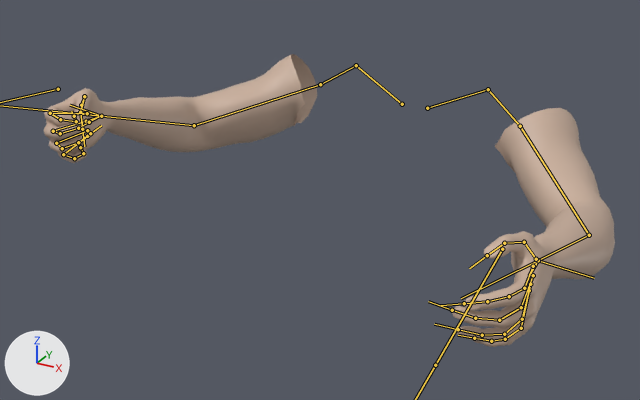
An edit to the FBX model Assets/Models/Player/fps-hands.fbx, drawn before and after from the same camera.
Camera for both pictures: a 50 mm lens placed at (0.941, -2.347, 1.14), pointed at (-0.053, -0.539, 0.236). Lighting does not change. The marker at lower left points along +X, +Y and +Z. Both versions are drawn at frame 1 of the action 'HandsArmature|Idle'; the numbers are the values there. The bones that bend it are drawn over the model as lines.

Objects in the first picture: 'HandsMesh'.
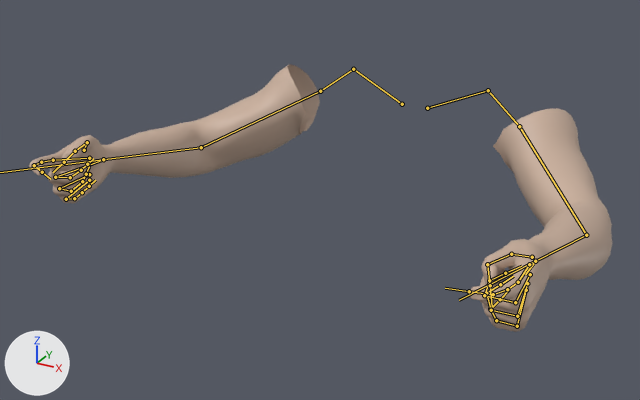
The edits, one by one:
Bone 'clavicle.R' (bone_clavicle_r) turns from (15, 12, 1) to (12, 11, 2) degrees about its own x, y and z.
Bone 'deltoid.R' (bone_deltoid_r) turns from (-8, 4, 9) to (-8, 3, 8) degrees about its own x, y and z.
Bone 'upper_arm.R' (bone_upper_arm_r) turns from (16, 3, -2) to (14, 2, -1) degrees about its own x, y and z.
Bone 'forearm.R' (bone_forearm_r) turns from (18, 1, -2) to (15, 1, -1) degrees about its own x, y and z.
Bone 'clavicle.L' (bone_clavicle_l) turns from (12, -12, -4) to (12, -12, -5) degrees about its own x, y and z.
Bone 'forearm.L' (bone_forearm_l) turns from (15, -1, 1) to (13, -1, 1) degrees about its own x, y and z.
Bone 'forearm.R.001' (bone_forearm_r_001) moves from (35.9, 37.7, 53.1) to (27.3, 29.6, 51.3).
Bone 'f_pinky.01.R' (bone_f_pinky_01_r) turns from (69, 0, 0) to (67, 21, -8) degrees about its own x, y and z.
Bone 'f_pinky.02.R' (bone_f_pinky_02_r) turns from (69, 0, 0) to (80, 0, 0) degrees about its own x, y and z.
Bone 'f_pinky.03.R' (bone_f_pinky_03_r) turns from (69, 0, 0) to (18, 0, 0) degrees about its own x, y and z.
Bone 'f_middle.01.R' (bone_f_middle_01_r) turns from (57, 0, 0) to (78, 0, 0) degrees about its own x, y and z.
Bone 'f_middle.02.R' (bone_f_middle_02_r) turns from (57, 0, 0) to (92, 0, 0) degrees about its own x, y and z.
Bone 'f_middle.03.R' (bone_f_middle_03_r) turns from (57, 0, 0) to (16, 0, 0) degrees about its own x, y and z.
Bone 'f_ring.01.R' (bone_f_ring_01_r) turns from (55, 0, 0) to (74, 0, 0) degrees about its own x, y and z.
Bone 'f_ring.02.R' (bone_f_ring_02_r) turns from (55, 0, 0) to (84, 0, 0) degrees about its own x, y and z.
Bone 'f_ring.03.R' (bone_f_ring_03_r) turns from (55, 0, 0) to (38, 0, 0) degrees about its own x, y and z.
Bone 'thumb.02.R' (bone_thumb_02_r) turns from (51, 0, 0) to (43, -41, -14) degrees about its own x, y and z.
Bone 'thumb.03.R' (bone_thumb_03_r) turns from (51, 0, 0) to (22, 0, 0) degrees about its own x, y and z.
Bone 'f_index.01.R' (bone_f_index_01_r) turns from (70, 0, 0) to (0, 0, 0) degrees about its own x, y and z.
Bone 'f_index.02.R' (bone_f_index_02_r) turns from (70, 0, 0) to (0, 0, 0) degrees about its own x, y and z.
Bone 'f_index.03.R' (bone_f_index_03_r) turns from (70, 0, 0) to (49, 0, 0) degrees about its own x, y and z.
Bone 'forearm.L.001' (bone_forearm_l_001) moves from (36.0, 17.2, 59.1) to (37.2, 17.6, 59.7).
Bone 'forearm.L.001' (bone_forearm_l_001) turns from (-40, -34, 29) to (-39, -39, 28) degrees about its own x, y and z.
Bone 'f_pinky.01.L' (bone_f_pinky_01_l) turns from (22, 0, 0) to (66, -21, 4) degrees about its own x, y and z.
Bone 'f_pinky.02.L' (bone_f_pinky_02_l) turns from (22, 0, 0) to (46, 0, 0) degrees about its own x, y and z.
Bone 'f_pinky.03.L' (bone_f_pinky_03_l) turns from (22, 0, 0) to (62, 0, 0) degrees about its own x, y and z.
Bone 'f_index.01.L' (bone_f_index_01_l) turns from (18, 0, 0) to (3, -17, -1) degrees about its own x, y and z.
Bone 'f_index.02.L' (bone_f_index_02_l) turns from (18, 0, 0) to (2, 0, 0) degrees about its own x, y and z.
Bone 'f_index.03.L' (bone_f_index_03_l) turns from (18, 0, 0) to (45, 0, 0) degrees about its own x, y and z.
Bone 'f_ring.01.L' (bone_f_ring_01_l) turns from (23, 0, 0) to (68, -7, 8) degrees about its own x, y and z.
Bone 'f_ring.02.L' (bone_f_ring_02_l) turns from (23, 0, 0) to (69, 0, 0) degrees about its own x, y and z.
Bone 'f_ring.03.L' (bone_f_ring_03_l) turns from (23, 0, 0) to (51, 0, 0) degrees about its own x, y and z.
Bone 'f_middle.01.L' (bone_f_middle_01_l) turns from (24, 0, 0) to (73, 0, 0) degrees about its own x, y and z.
Bone 'f_middle.02.L' (bone_f_middle_02_l) turns from (24, 0, 0) to (86, 0, 0) degrees about its own x, y and z.
Bone 'thumb.02.L' (bone_thumb_02_l) turns from (26, 0, 0) to (12, -17, -18) degrees about its own x, y and z.
Bone 'thumb.03.L' (bone_thumb_03_l) turns from (37, 0, 0) to (71, 76, 13) degrees about its own x, y and z.

Where the change shows, as pixel boxes (x1, y1, x2, y2) in the pictures (640 x 400 px):
'HandsMesh', posed (9% shorter): before (43, 54, 615, 347); after (29, 64, 612, 332)
bone 'clavicle.R', root to tip: before (402, 104) to (356, 65); after (402, 104) to (353, 69)
bone 'deltoid.R', root to tip: before (356, 65) to (320, 84); after (353, 69) to (320, 91)
bone 'upper_arm.R', root to tip: before (320, 84) to (194, 125); after (320, 91) to (201, 147)
bone 'forearm.R', root to tip: before (194, 125) to (101, 116); after (201, 147) to (103, 159)
bone 'clavicle.L', root to tip: before (427, 108) to (488, 89); after (427, 108) to (488, 90)
bone 'forearm.L', root to tip: before (589, 235) to (538, 260); after (586, 235) to (535, 261)
bone 'forearm.R.001', root to tip: before (101, 116) to (70, 105); after (103, 159) to (103, 159)
bone 'f_pinky.01.R', root to tip: before (63, 154) to (74, 158); after (66, 199) to (74, 198)
bone 'f_pinky.02.R', root to tip: before (74, 158) to (83, 153); after (74, 198) to (82, 192)
bone 'f_pinky.03.R', root to tip: before (83, 153) to (80, 147); after (82, 192) to (89, 186)
bone 'f_middle.01.R', root to tip: before (53, 131) to (60, 133); after (55, 177) to (70, 177)
bone 'f_middle.02.R', root to tip: before (60, 133) to (78, 128); after (70, 177) to (81, 170)
bone 'f_middle.03.R', root to tip: before (78, 128) to (89, 122); after (81, 170) to (87, 164)
bone 'f_ring.01.R', root to tip: before (56, 143) to (62, 148); after (59, 188) to (71, 191)
bone 'f_ring.02.R', root to tip: before (62, 148) to (78, 142); after (71, 191) to (82, 181)
bone 'f_ring.03.R', root to tip: before (78, 142) to (90, 133); after (82, 181) to (86, 174)
bone 'thumb.02.R', root to tip: before (84, 96) to (80, 112); after (87, 142) to (75, 151)
bone 'thumb.03.R', root to tip: before (80, 112) to (82, 129); after (75, 151) to (64, 162)
bone 'f_index.01.R', root to tip: before (50, 113) to (60, 119); after (53, 160) to (41, 162)
bone 'f_index.02.R', root to tip: before (60, 119) to (76, 121); after (41, 162) to (34, 165)
bone 'f_index.03.R', root to tip: before (76, 121) to (74, 116); after (34, 165) to (42, 172)
bone 'forearm.L.001', root to tip: before (538, 260) to (594, 278); after (535, 261) to (535, 261)
bone 'f_pinky.01.L', root to tip: before (521, 328) to (505, 339); after (517, 326) to (496, 320)
bone 'f_pinky.02.L', root to tip: before (505, 339) to (491, 341); after (496, 320) to (490, 309)
bone 'f_pinky.03.L', root to tip: before (491, 341) to (474, 338); after (490, 309) to (500, 299)
bone 'f_index.01.L', root to tip: before (524, 288) to (509, 296); after (518, 282) to (507, 289)
bone 'f_index.02.L', root to tip: before (509, 296) to (487, 301); after (507, 289) to (493, 294)
bone 'f_index.03.L', root to tip: before (487, 301) to (464, 303); after (493, 294) to (469, 291)
bone 'f_ring.01.L', root to tip: before (522, 319) to (504, 334); after (517, 316) to (491, 310)
bone 'f_ring.02.L', root to tip: before (504, 334) to (482, 335); after (491, 310) to (486, 293)
bone 'f_ring.03.L', root to tip: before (482, 335) to (458, 329); after (486, 293) to (500, 284)
bone 'f_middle.01.L', root to tip: before (521, 307) to (499, 320); after (515, 302) to (484, 295)
bone 'f_middle.02.L', root to tip: before (499, 320) to (475, 318); after (484, 295) to (489, 280)
bone 'thumb.02.L', root to tip: before (524, 242) to (504, 243); after (511, 254) to (487, 264)
bone 'thumb.03.L', root to tip: before (504, 243) to (487, 255); after (487, 264) to (490, 285)
